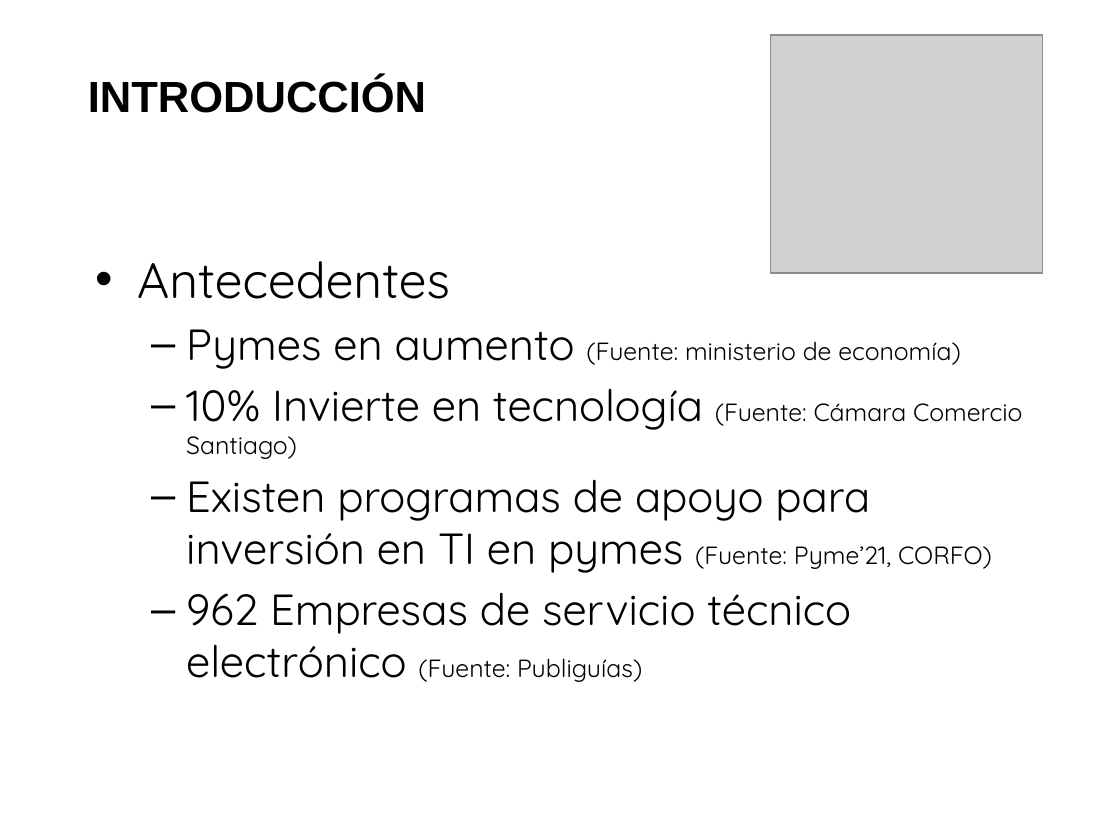
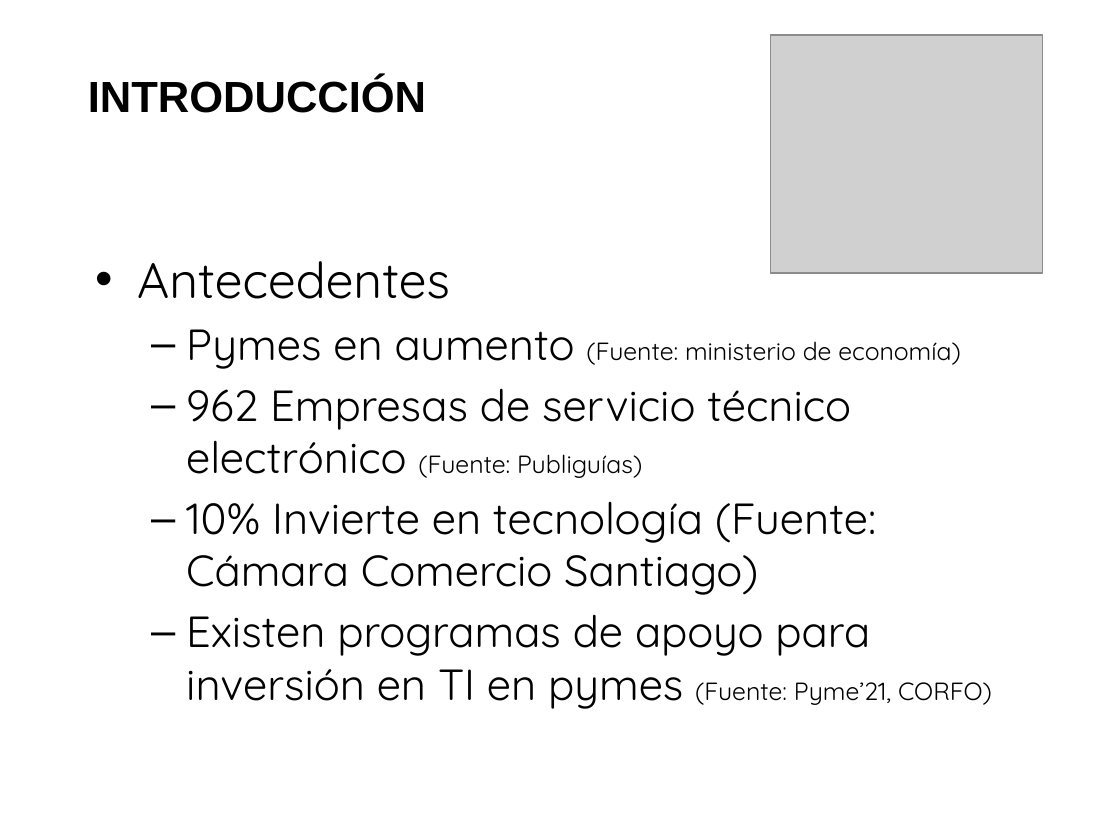
Before and after one commit to saburto/sigset, a slide deck: slide 4 of sigset/documentos/Documentos finales/Presentacion.pptx. Drawn at 1120x840 pixels with LibreOffice and Linux fonts; fonts in the diff are those of the drawing; grey boxes stand for pictures; background and template pictures are left out. Boxes give left, top, right and bottom in pixels: in the first picture for what was removed or moved away, otherwise in the second. Text is boxed around its words. In the diff, an @@ line names an element or a change of style, - is before the commit and + after.

```diff
--- a/sigset/documentos/Documentos finales/Presentacion.pptx
+++ b/sigset/documentos/Documentos finales/Presentacion.pptx
@@ text at [186,388,851,478]: paragraph added @@
+  – 962 Empresas de servicio técnico electrónico (Fuente: Publiguías)
@@ text at [186,502,876,595]: size 16 to 28 pt in "(Fuente: Cámara Comercio Santiago)"; more space between paragraphs @@
@@ text at [186,592,851,682]: paragraph removed @@
-  – 962 Empresas de servicio técnico electrónico (Fuente: Publiguías)
```
Also in this commit, not shown: 3 other slides changed, 2 slides added, 3 slides removed.
